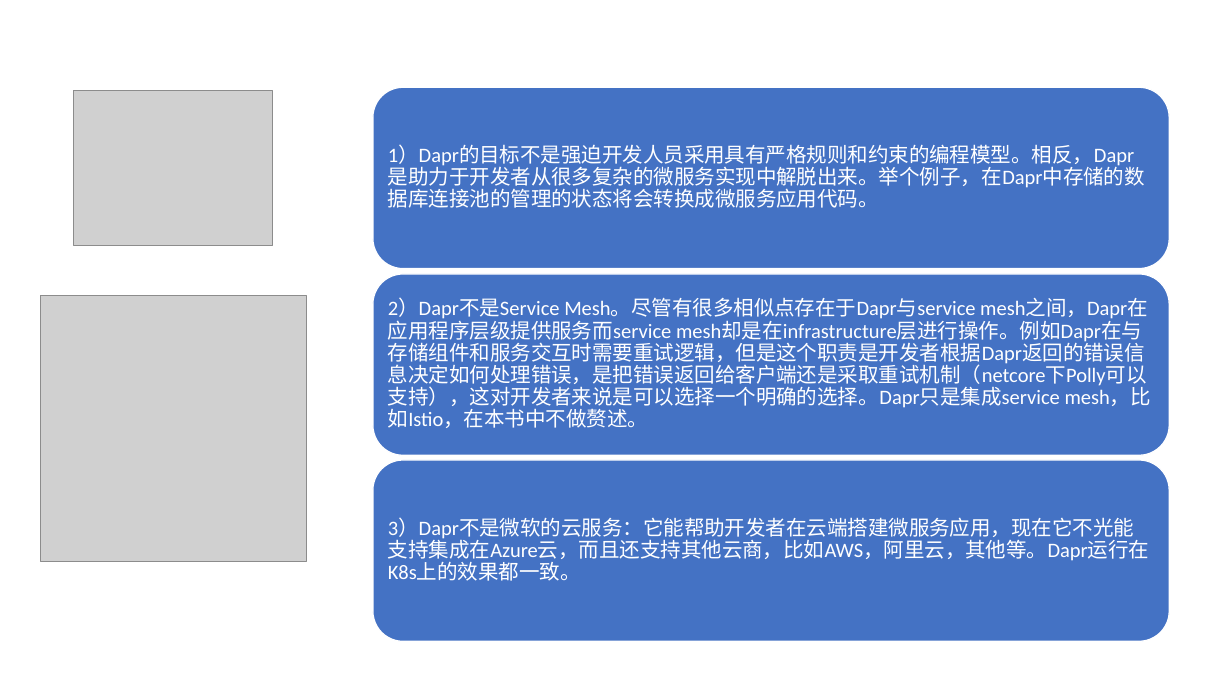
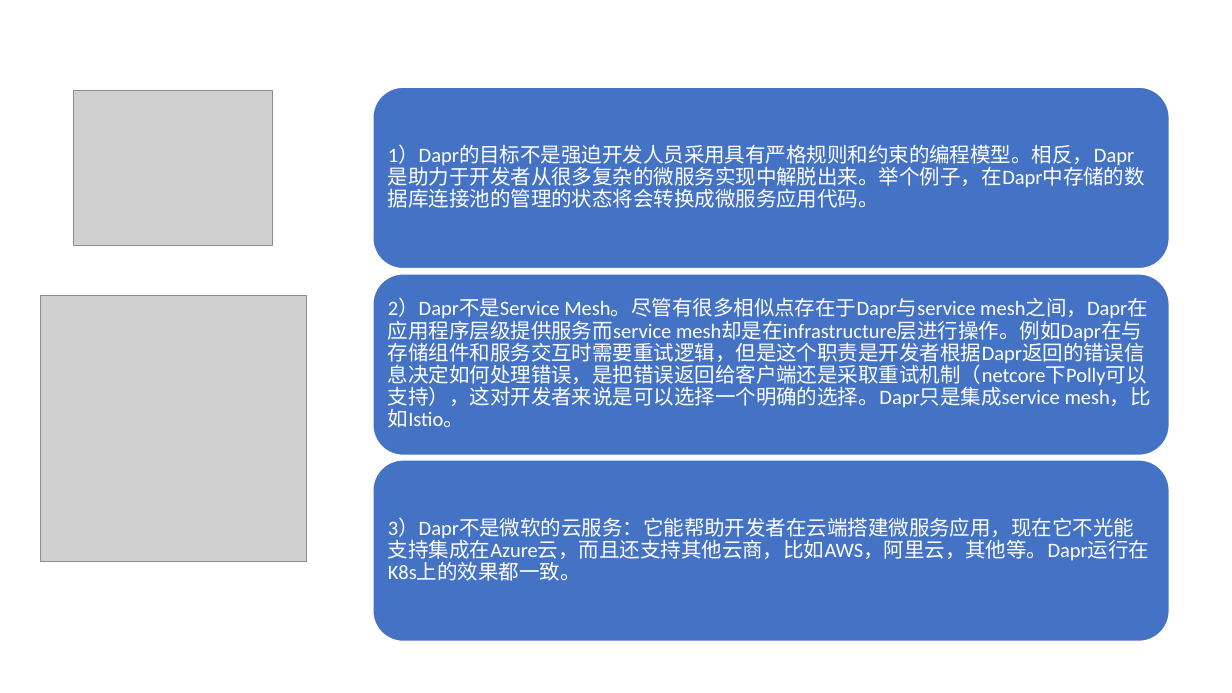
Before and after one commit to geffzhang/TyeDaprDemo, a slide deck: slide 3 of slides.pptx. Drawn at 1232x693 pixels with LibreOffice and Linux fonts; fonts in the diff are those of the drawing; grey boxes stand for pictures. Boxes give left, top, right and bottom in pixels: in the first picture for what was removed or moved away, otherwise in the second. Text is boxed around its words. In the diff, an @@ line names an element or a change of style, - is before the commit and + after.

```diff
--- a/slides.pptx
+++ b/slides.pptx
@@ text at bbox=[388, 298, 1151, 428]: text changed @@
-2）Dapr不是Service Mesh。尽管有很多相似点存在于Dapr与service mesh之间，Dapr在应用程序层级提供服务而service mesh却是在infrastructure层进行操作。例如Dapr在与存储组件和服务交互时需要重试逻辑，但是这个职责是开发者根据Dapr返回的错误信息决定如何处理错误，是把错误返回给客户端还是采取重试机制（netcore下Polly可以支持），这对开发者来说是可以选择一个明确的选择。Dapr只是集成service mesh，比如Istio，在本书中不做赘述。
+2）Dapr不是Service Mesh。尽管有很多相似点存在于Dapr与service mesh之间，Dapr在应用程序层级提供服务而service mesh却是在infrastructure层进行操作。例如Dapr在与存储组件和服务交互时需要重试逻辑，但是这个职责是开发者根据Dapr返回的错误信息决定如何处理错误，是把错误返回给客户端还是采取重试机制（netcore下Polly可以支持），这对开发者来说是可以选择一个明确的选择。Dapr只是集成service mesh，比如Istio。
```
